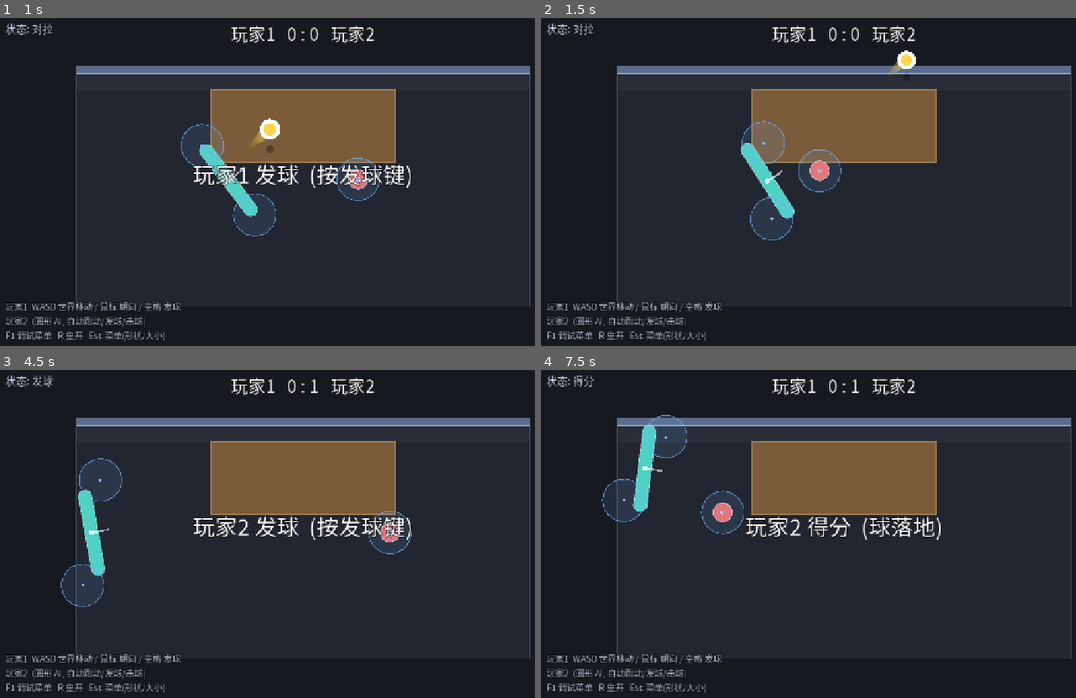
Above: before the commit, frames 1-4 (two rows, left to right).
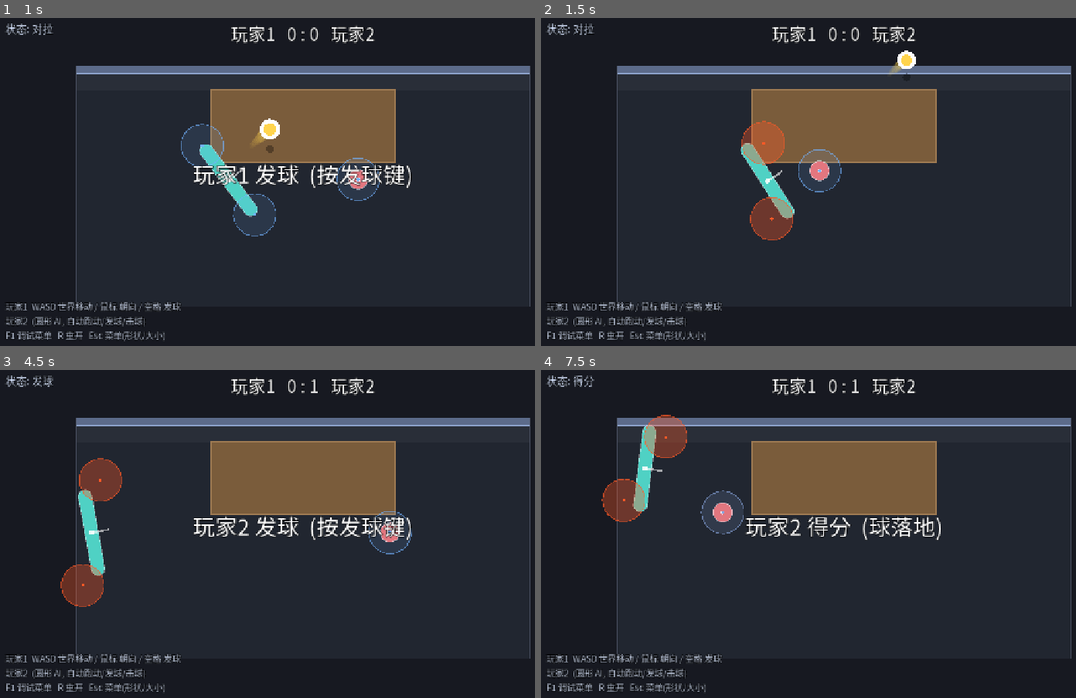
Above: after the commit, the same moments.

Repository: shuperidou/BMA-Arena
Game: Godot game, scene res://scenes/Main.tscn
The game is run twice, just before and just after one commit, with the same random seed, the same clock (stepped at 60 frames per second) and the same inputs.
Inputs (mouse positions are in pixels of both pictures, inside the frame that each line leads up to):
- Up to frame 1 (1 s): tap Enter at 0.5 s; move the mouse to (438, 168) at 0.52 s; hold D from 0.53 s (still down); tap 2 at 0.6 s; click (438, 168) at 0.67 s; tap Space at 0.77 s
- Up to frame 2 (1.5 s): release D at 1.25 s; drag from (722, 204) to (813, 254) at 1.27 s
- Up to frame 3 (4.5 s): move the mouse to (363, 461) at 2.02 s; hold D 2.03-2.75 s; tap 4 at 2.1 s; tap Space at 2.75, 3.77 s; drag from (272, 606) to (117, 484) at 2.77 s; move the mouse to (486, 589) at 3.52 s; hold A 3.53-4.25 s; tap 6 at 3.6 s; drag from (117, 484) to (208, 452) at 4.27 s
- Up to frame 4 (7.5 s): move the mouse to (872, 537) at 5.02 s; hold S 5.03-5.75 s; tap 8 at 5.1 s; click (872, 537) at 5.17 s; drag from (749, 452) to (722, 556) at 5.77 s; move the mouse to (979, 520) at 6.52 s; hold W 6.53-7.25 s; tap R at 6.6 s; tap Space at 6.77 s; drag from (722, 556) to (813, 606) at 7.27 s

Frame 1 is identical in both runs. In frame 2, 1.7% of the frame differs, in the area x 37-48%, y 31-68%; in frame 3, 1.7%; in frame 4, 1.7%, in the area x 11-35%, y 13-47%.

Commit message:
feat(swing): A(smooth low-pass) + B(charge accumulator) swing filter, shared player+AI, ESC-adjustable (mode + tau); power from recent motion not instant

Diff:
--- a/scripts/autoload/game_config.gd
+++ b/scripts/autoload/game_config.gd
@@ -105,6 +105,13 @@
 var size_move_exponent: float = 0.55      ## 体型→移动速度代价: speed ∝ size^(-此指数)
 var size_turn_exponent: float = 0.45      ## 体型→转身速度代价: turn  ∝ size^(-此指数)
 var ai_test_seconds: float = 5.0          ## P4"试战"时长(秒): 应用候选后双方AI对打一小段给玩家看
+
+## ---- 挥拍滤波 (玩家/AI 共享): 力量不看"瞬时", 看"前一段" ----
+##   0=瞬时(原) 1=A平滑(短窗低通) 2=B蓄力(累积位移, 衰减) 3=A+B
+var swing_filter_mode: int = 1
+var swing_smooth_tau: float = 0.10        ## A: 平滑时间常数(秒)
+var swing_charge_tau: float = 0.35        ## B: 蓄力衰减时间常数(秒)
+var swing_charge_ref: float = 260.0       ## B: 蓄力满值所需的"沿朝向的甩动位移" (速度×秒的累积)
 
 ## 已设计的身体种类数 (只有纺锤)。
 func player_shape_count() -> int:
@@ -174,7 +181,7 @@
 var hit_speed_min: float = 500.0       ## 判定区基本没动时的球速 (要"不大")
 var hit_speed_max: float = 700.0       ## 挥到参考速度时的球速
 var hit_speed_curve: float = 0.95       ## 力度响应曲线指数 (<1 会更快接近满力)
-var hit_zone_speed_ref: float = 300.0   ## 挥动速度(px/s)达到此值 = 满力 (越小越容易到顶)
+var hit_zone_speed_ref: float = 200.0   ## 挥动速度(px/s)达到此值 = 满力 (越小越容易到顶)
 ## vy/弧线 = hit_vz_v0 + (垂直于朝向的分速度 / hit_zone_speed_ref) * 此增益。
 ## 鼠标向下 -> 垂直分速度为正 -> vy 增大; 鼠标向上 -> vy 减小。结果夹在 [hit_vz_min, hit_vz_max]。
 var hit_vz_perp_gain: float = 1000.0
--- a/scripts/player/player_controller.gd
+++ b/scripts/player/player_controller.gd
@@ -19,6 +19,8 @@
 var omniscient: bool = false        ## 万能模式: 接到球必落桌
 var debug_last_error: String = ""   ## 最近一次 AI 失误表现 (Debug 用)
 var _ai_stuck_frames: int = 0       ## AI 连续"想动却动不了"的帧数 (脱困用)
+var _swing_smooth: Vector2 = Vector2.ZERO  ## 挥拍滤波 A: 平滑后的挥速
+var _swing_charge: float = 0.0             ## 挥拍滤波 B: 蓄力 (0..1)
 var _ai_aim_x: float = 0.0          ## AI 本次进攻落点 x (换对手击球时重选) -> 决定方向
 var _ai_aim_y: float = 0.0          ## AI 本次进攻落点 y (深度; 高手会据 hit_speed 区间自动换算)
 var _ai_face_dir: Vector2 = Vector2.ZERO  ## 高手/大师: 解析求得的出球方向 (供朝向跟随)
@@ -78,6 +80,22 @@
 func _shape_half() -> float:
 	return GameConfig.player_shape_half()
 
+## 挥拍滤波 (玩家/AI 共享): 把"瞬时挥速"变成"前一段"的平滑/蓄力。
+##   A 平滑: 短窗低通 (去噪, 仍灵敏)。 B 蓄力: 累积"沿朝向的甩动位移", 带衰减 (持续拖才够力)。
+func _filter_swing(raw: Vector2, step: float) -> Vector2:
+	var m: int = GameConfig.swing_filter_mode
+	var out: Vector2 = raw
+	if m == 1 or m == 3:
+		var a: float = 1.0 - exp(-step / maxf(GameConfig.swing_smooth_tau, 0.001))
+		_swing_smooth = _swing_smooth.lerp(raw, a)
+		out = _swing_smooth
+	if m == 2 or m == 3:
+		var d: float = exp(-step / maxf(GameConfig.swing_charge_tau, 0.001))
+		_swing_charge = clampf(_swing_charge * d + absf(raw.x) * step / maxf(GameConfig.swing_charge_ref, 1.0),
+			0.0, 1.0)
+		out = out * _swing_charge
+	return out
+
 ## 挥拍力量 (0..1): 由"沿朝向的挥速"经力度曲线算出 (仅供判定区填色)。
 func _swing_power01(sw: Vector2) -> float:
 	var facing: Vector2 = Vector2.RIGHT.rotated(rotation)
@@ -124,7 +142,7 @@
 			if ball.last_hitter != self:
 				_ai_pick_aim()
 		# AI: 判定点收到中心, 每帧像甩鼠标一样设好"挥动速度"; 命中走同一 HitSystem。
-		var sw2: Vector2 = _ai_desired_swing()
+		var sw2: Vector2 = _filter_swing(_ai_desired_swing(), step)
 		# "手臂": 判定点朝球方向伸出 (最多 ai_arm_len), 让 AI 能越桌够球
 		# 1) 计算"想要的"伸手: 朝球方向, 最多 ai_arm_len。
 		#    时机门: 必须"本方可击(returnable)且球已过顶点(vz<=0)"才伸 -> 球要先升到顶点再落下, 才有合理滞空。
@@ -191,7 +209,8 @@
 		_prev_drag_valid = true
 	else:
 		_prev_drag_valid = false
-	var swing_local: Vector2 = drag_vel * GameConfig.hit_zone_drag_scale
+	# 挥拍滤波 (玩家/AI 共享): 力量看"前一段", 不看瞬时
+	var swing_local: Vector2 = _filter_swing(drag_vel * GameConfig.hit_zone_drag_scale, step)
 
 	var target_local: Vector2 = (drag * GameConfig.hit_zone_drag_scale) \
 		.limit_length(GameConfig.hit_zone_max_offset)
--- a/scripts/ui/esc_menu.gd
+++ b/scripts/ui/esc_menu.gd
@@ -5,6 +5,8 @@
 
 var main_ref: Node = null
 var _ai_opt: OptionButton
+var _filter_opt: OptionButton
+var _smooth_slider: HSlider
 var _size_slider: HSlider
 var _size_label: Label
 
@@ -81,6 +83,36 @@
 	_ai_opt.item_selected.connect(_on_ai_level)
 	arow.add_child(_ai_opt)
 
+	# 挥拍滤波 (A 平滑 / B 蓄力; 玩家/AI 共享)
+	var frow := HBoxContainer.new()
+	frow.add_theme_constant_override("separation", 10)
+	vb.add_child(frow)
+	var flab := Label.new()
+	flab.text = "挥拍滤波:"
+	_font(flab, 19)
+	frow.add_child(flab)
+	_filter_opt = OptionButton.new()
+	_font(_filter_opt, 18)
+	var fnames: Array[String] = ["瞬时", "平滑A", "蓄力B", "A+B"]
+	for i in fnames.size():
+		_filter_opt.add_item(fnames[i], i)
+	_filter_opt.selected = GameConfig.swing_filter_mode
+	_filter_opt.item_selected.connect(_on_filter_mode)
+	frow.add_child(_filter_opt)
+	_smooth_slider = HSlider.new()
+	_smooth_slider.min_value = 0.02
+	_smooth_slider.max_value = 0.5
+	_smooth_slider.step = 0.01
+	_smooth_slider.value = GameConfig.swing_smooth_tau
+	_smooth_slider.custom_minimum_size = Vector2(150, 26)
+	_smooth_slider.size_flags_vertical = Control.SIZE_SHRINK_CENTER
+	_smooth_slider.value_changed.connect(_on_smooth_tau)
+	frow.add_child(_smooth_slider)
+	var ftau := Label.new()
+	ftau.text = "τ=%.2fs" % GameConfig.swing_smooth_tau
+	_font(ftau, 15)
+	frow.add_child(ftau)
+
 	# 大小拖动条
 	var zrow := HBoxContainer.new()
 	zrow.add_theme_constant_override("separation", 10)
@@ -136,6 +168,12 @@
 	if main_ref != null and main_ref.has_method("open_mutation"):
 		main_ref.open_mutation()
 
+func _on_filter_mode(i: int) -> void:
+	GameConfig.swing_filter_mode = i
+
+func _on_smooth_tau(v: float) -> void:
+	GameConfig.swing_smooth_tau = v
+
 func _on_size(v: float) -> void:
 	GameConfig.player_size_scale = v
 	_update_size_label()
